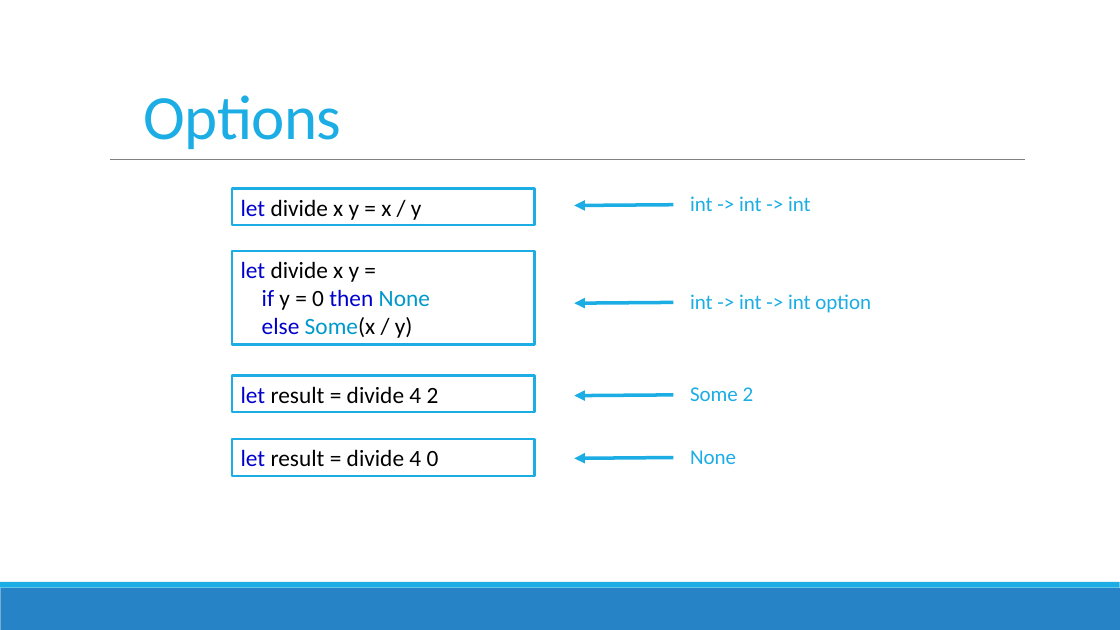
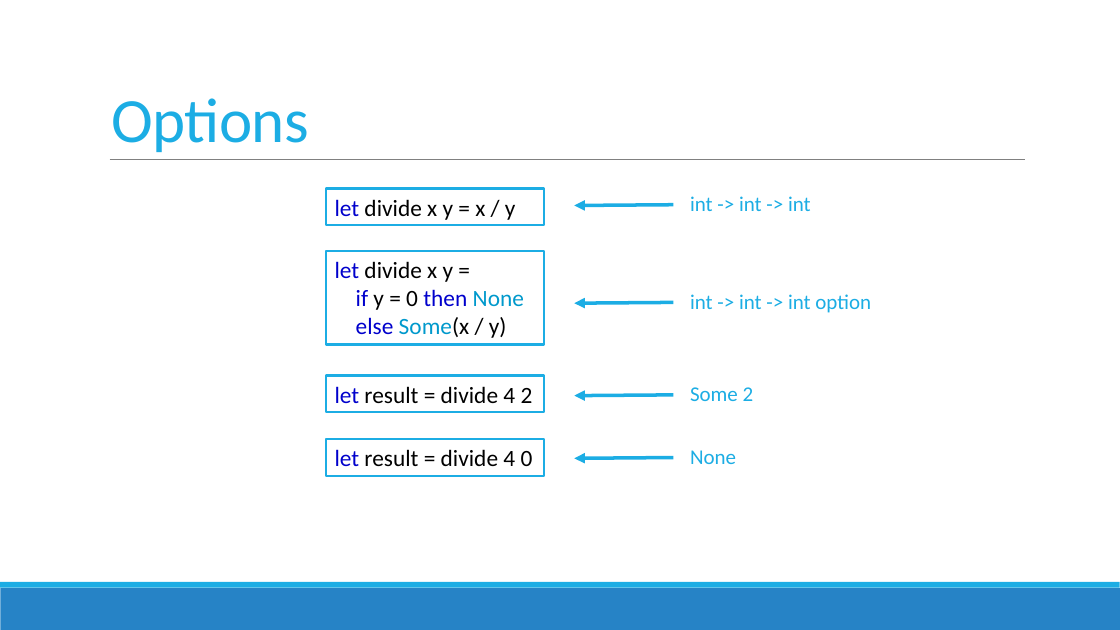
Before and after one commit to jorgef/fsharpworkshop, a slide deck: slide 32 of FSharpWorkshop_Slides.pptx. Drawn at 1120x630 pixels with LibreOffice and Linux fonts; fonts in the diff are those of the drawing. Boxes give left, top, right and bottom in pixels: in the first picture for what was removed or moved away, otherwise in the second. Text is boxed around its words. In the diff, an @@ line names an element or a change of style, - is before the commit and + after.

```diff
--- a/FSharpWorkshop_Slides.pptx
+++ b/FSharpWorkshop_Slides.pptx
@@ title "Options": place and size @@
-title "Options" at (144,95,341,149)
+title "Options" at (112,98,309,152)
@@ rectangle "let divide x y = ...": place and size @@
-rectangle "let divide x y = ..." at (233,188,535,225)
+rectangle "let divide x y = ..." at (326,188,544,225)
@@ rectangle "let divide x y =": place and size @@
-rectangle "let divide x y =" at (233,251,535,344)
+rectangle "let divide x y =" at (326,251,544,344)
@@ rectangle "let result = divide 4 ...": place and size @@
-rectangle "let result = divide 4 ..." at (233,376,535,413)
+rectangle "let result = divide 4 ..." at (326,376,544,413)
@@ rectangle "let result = divide 4 ...": place and size @@
-rectangle "let result = divide 4 ..." at (233,439,535,476)
+rectangle "let result = divide 4 ..." at (326,439,544,476)
```
Also in this commit, not shown: 8 other slides changed, 1 other file.
